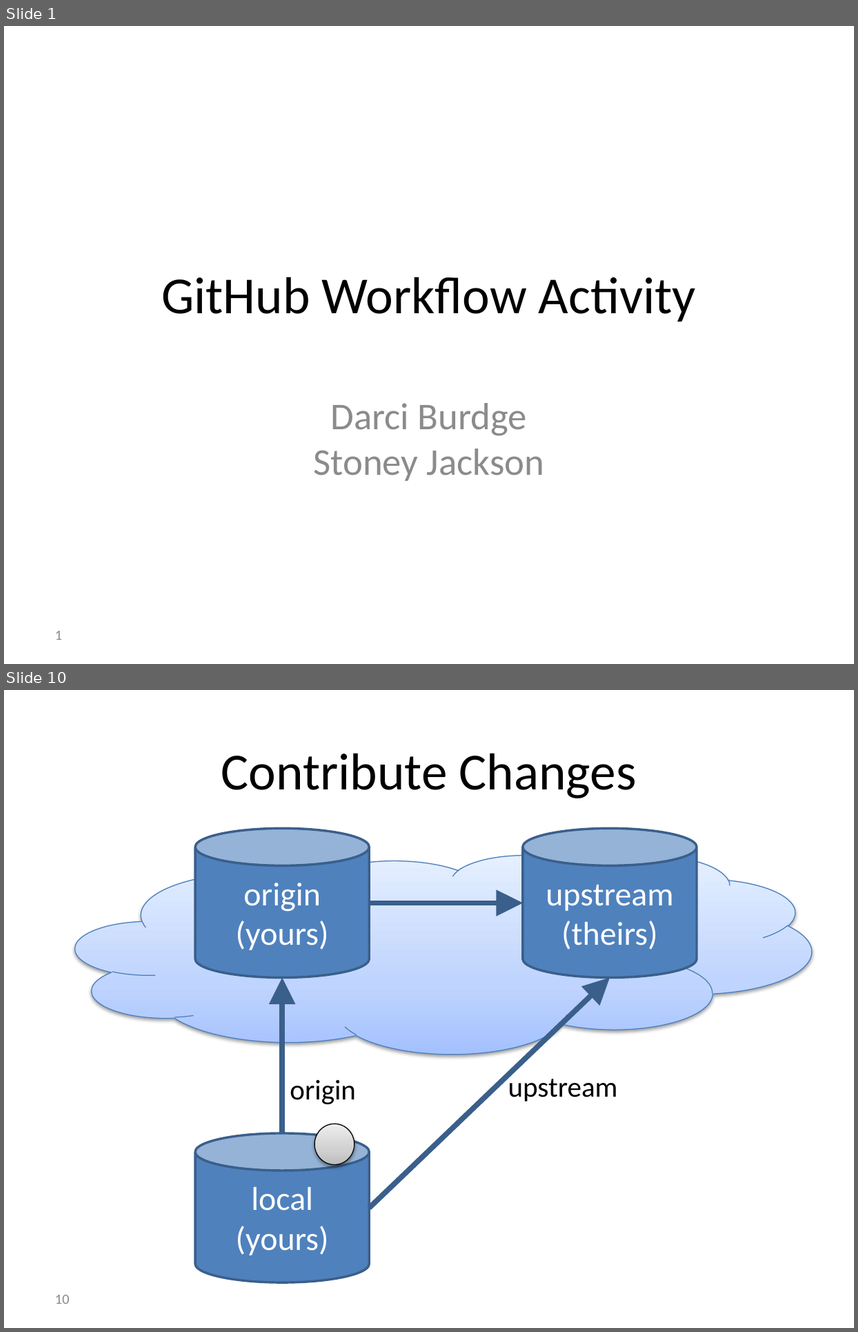
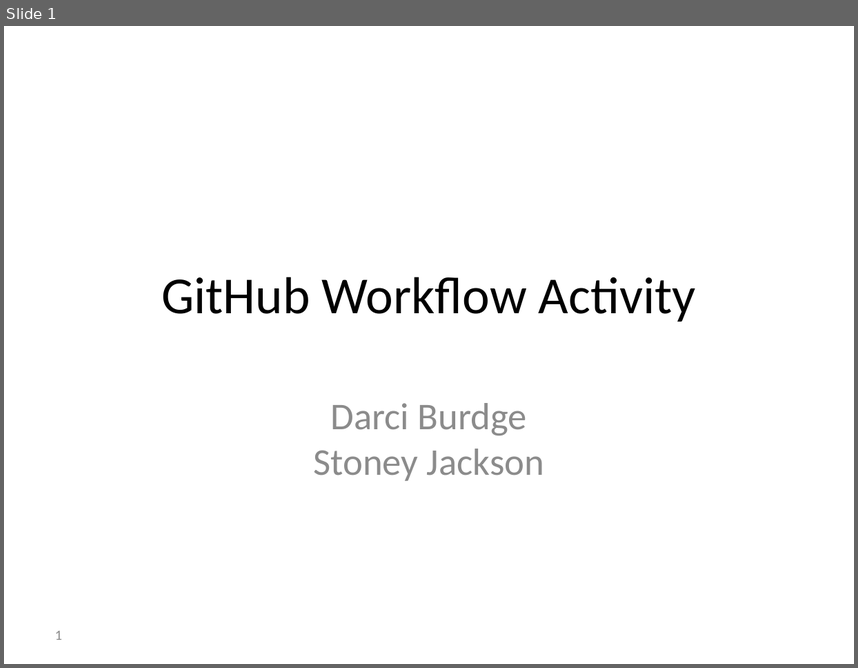
Before and after one commit to foss2serve/github-workflow-activity, a slide deck: presentation.pptx. Shown one above the other, each under a label of ours: slides 1 and 10 before the commit, slide 1 after it; the slides between them are not shown. The pictures are 858x1332 and 858x668 pixels, drawn with LibreOffice and Linux fonts; fonts in the diff are those of the drawing; background and template pictures are left out. Boxes give left, top, right and bottom in pixels: in the first picture for what was removed or moved away, otherwise in the second. Text is boxed around its words. In the diff, an @@ line names an element or a change of style, - is before the commit and + after.

```diff
--- a/presentation.pptx
+++ b/presentation.pptx
@@ slide 10 removed at (x1=4, y1=690, x2=854, y2=1328), background #FFFFFF @@
@@ title removed at (x1=221, y1=753, x2=637, y2=798) @@
-Contribute Changes
@@ cylinder removed at (x1=195, y1=829, x2=370, y2=977) @@
-origin
-(yours)
@@ cylinder removed at (x1=523, y1=829, x2=697, y2=977) @@
-upstream
-(theirs)
@@ cloud removed at (x1=75, y1=855, x2=811, y2=1054) @@
@@ arrow removed from (370, 903) to (523, 903) @@
@@ arrow removed from (282, 1133) to (282, 977) @@
@@ arrow removed from (370, 1208) to (610, 977) @@
@@ text removed at (x1=290, y1=1079, x2=356, y2=1104) @@
-origin
@@ text removed at (x1=508, y1=1074, x2=618, y2=1101) @@
-upstream
@@ ellipse removed at (x1=314, y1=1123, x2=355, y2=1164) @@
@@ cylinder removed at (x1=195, y1=1133, x2=370, y2=1281) @@
-local
-(yours)
@@ page number removed at (x1=55, y1=1294, x2=70, y2=1303) @@
-10
```
Also in this commit, not shown: 20 slides changed, 33 slides added, 25 other slides removed.
